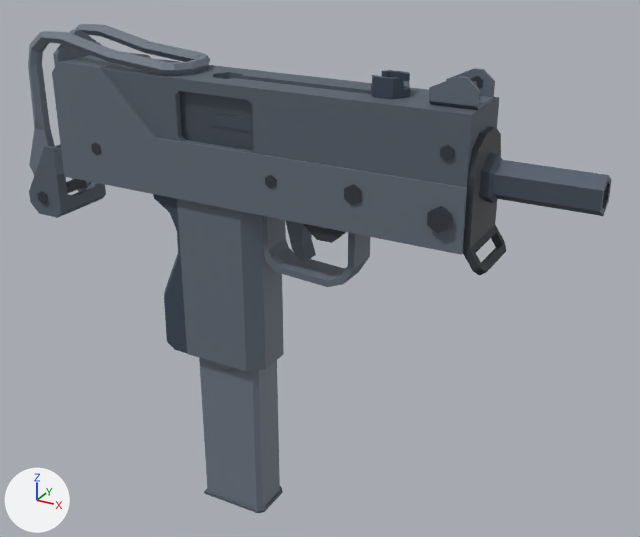
The glTF model Art/3D/Blender/Weapon/SMG10/Btr_m10.glb as it was, and as the next commit left it.
Rendered twice from a 50 mm camera at (3.06, -6.25, 3.75) aimed at (-0.53, 0.29, 0.48). The axes (+X, +Y, +Z) are drawn at lower left. The lights are the same throughout. The first picture is the older version. Where no turn or scale is listed for an object, it has been applied to the vertices. Vertices at exactly the same position are counted once.
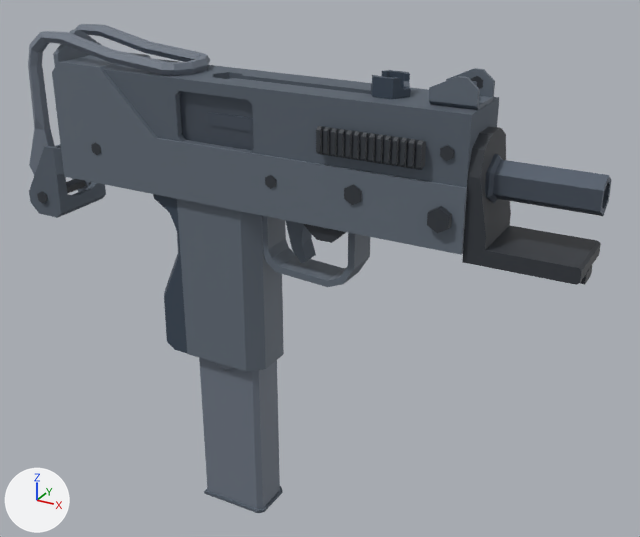
Boxes [x1, y1, x2, y2] around the edits, measured in the pictures (640 x 537 px; the box of a moved part takes in the faces that stretch with it):
'Cube.001', added: after [316, 126, 426, 170]
'Cube.002', added (mostly hidden): after [580, 266, 592, 284]
part 1 of me_cylinder_010, moved or reshaped: before [463, 126, 506, 275]; after [462, 126, 601, 285]

The edits, one by one:
me_cylinder_010 is used by ob_cylinder_008; location (0.0, 0.0, 0.0).
me_cylinder_010 had 1469 vertices, 2768 faces and spanned x -3.48..1.95, y -0.39..0.42, z -2.11..2.5.
me_cylinder_010 now has 1478 vertices, 2787 faces and spans x -3.48..1.95, y -0.39..0.42, z -2.11..2.5.
Part 1, on me_cylinder_010:
21 vertices are removed from x 1.01..1.2, y -0.3..0.3, z 0.98..1.17.
64 faces are deleted.
13 vertices in x 1.07, y -0.3..0.3, z 1.55..2.05 move by (0.04, 0.0, 0.0).
5 vertices in x 1.07, y -0.3..0.3, z 1.2 move by (0.12, 0.0, 0.12).
10 vertices move from x 1.01..1.16, y -0.3..0.3, z 1.03..1.17 to x 1.02..1.91, y -0.3..0.3, z 1.08..1.22.
20 vertices are added at x 1.02..1.91, y -0.3..0.3, z 1.08..1.22.
5 new vertices lie (0.0, -0.24, 0.0) away from vertices in x 1.05..1.11, y -0.24..0.3, z 1.03..1.16.
5 new vertices lie (0.0, -0.06, 0.0) away from vertices in x 1.01..1.89, y -0.24..0.3, z 1.09..1.22.
83 new faces join them, mat_material_005 (dark grey #33383f).
Mesh me_cube_004 is new.
It has 126 vertices, 162 faces and spans x -0.421..0.456, y -0.112..0.113, z -0.024..0.06.
It uses material mat_material_005 (dark grey #33383f).
Mesh me_cube_003 is new.
It has 252 vertices, 324 faces and spans x -0.421..0.456, y -0.392..0.392, z -0.113..0.112.
It uses material mat_material_005 (dark grey #33383f).
Object 'Cube.002' (ob_cube_002) is new; it shows me_cube_004.
Its location is (1.449, -0.015, 1.042).
Object 'Cube.001' (ob_cube_001) is new; it shows me_cube_003.
Its location is (0.226, 0.0, 1.892).
